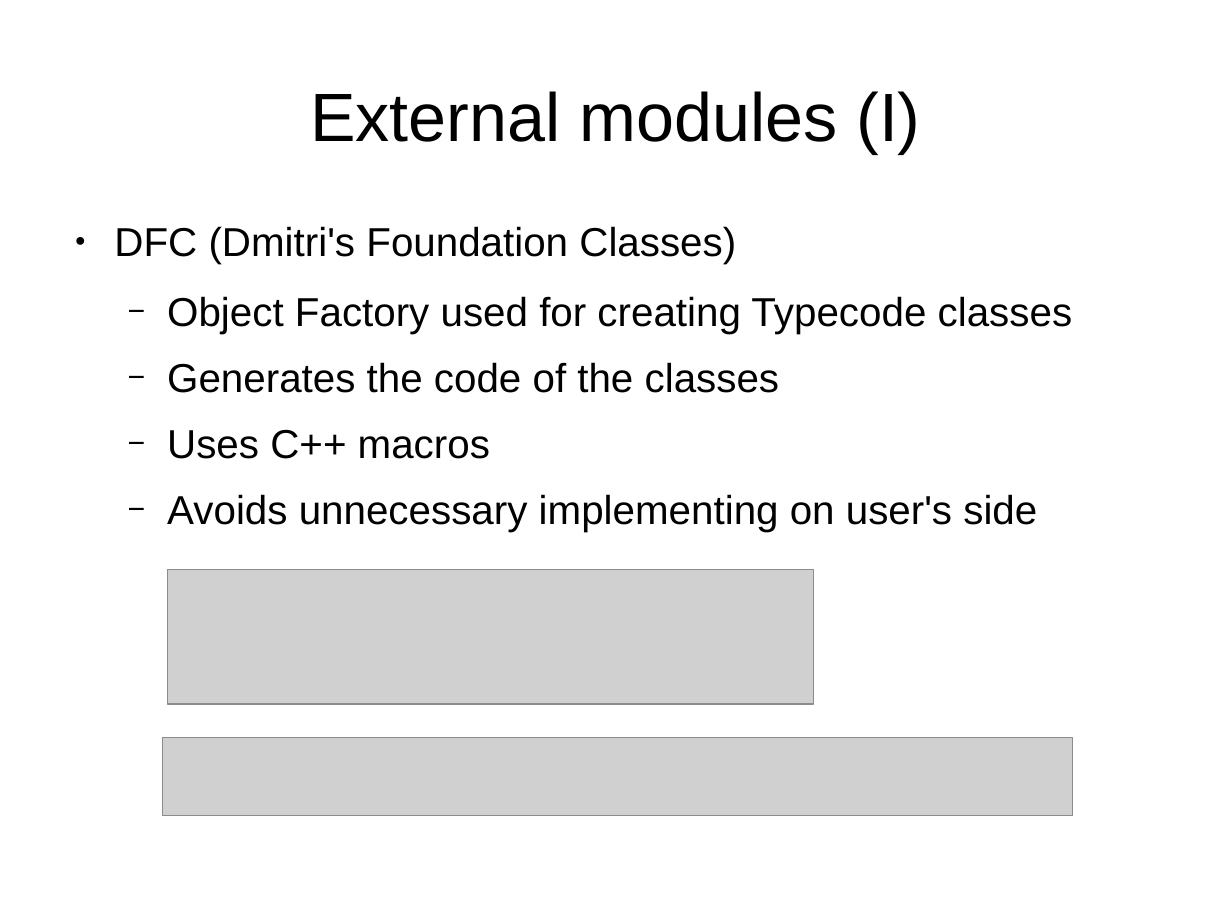
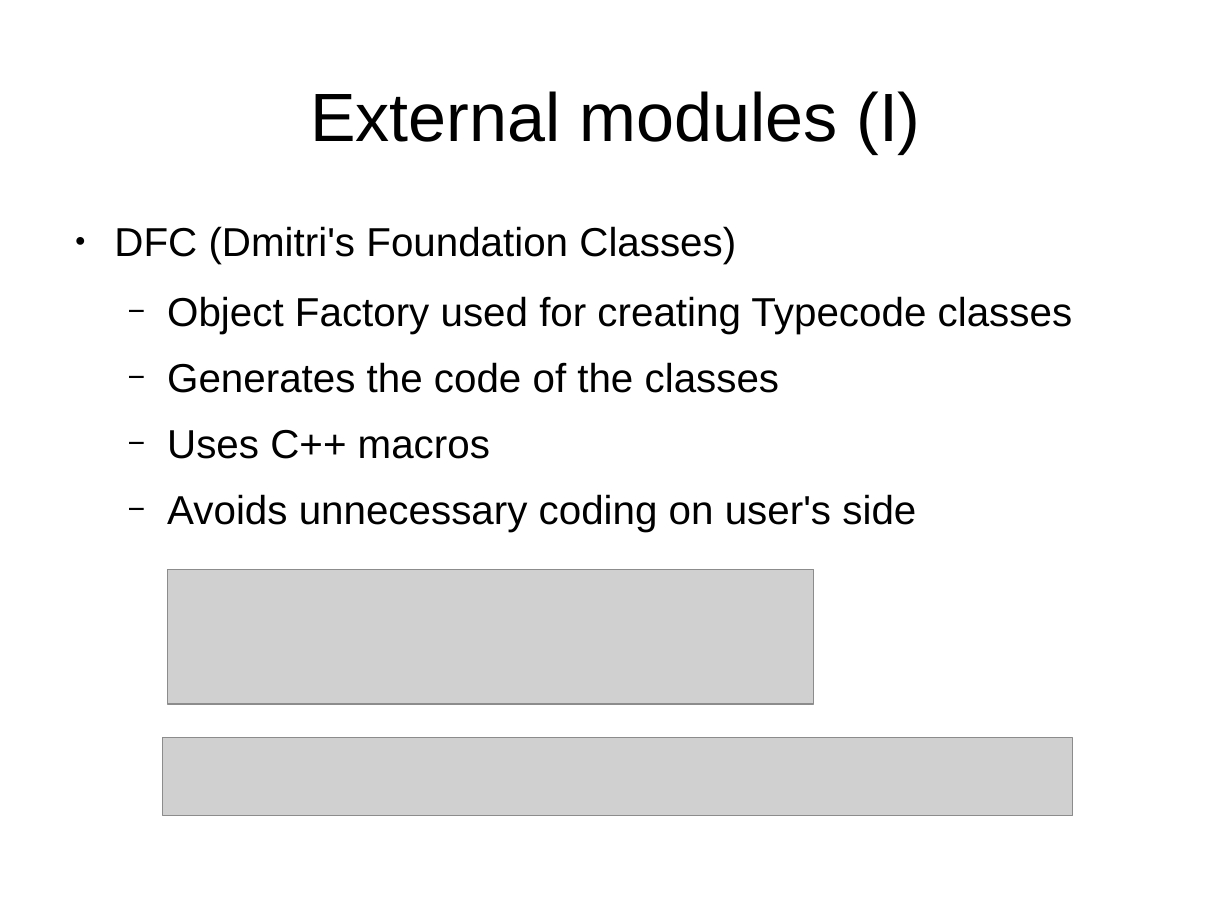
Before and after one commit to eProsima/Dynamic-Fast-Buffers, a slide deck: slide 4 of doc/DynamicFastBuffers.odp. Drawn at 1232x924 pixels with LibreOffice and Linux fonts; fonts in the diff are those of the drawing; grey boxes stand for pictures. Boxes give left, top, right and bottom in pixels: in the first picture for what was removed or moved away, otherwise in the second. Text is boxed around its words. In the diff, an @@ line names an element or a change of style, - is before the commit and + after.

```diff
--- a/doc/DynamicFastBuffers.odp
+++ b/doc/DynamicFastBuffers.odp
@@ text at bbox=[167, 494, 916, 532]: text changed @@
-  − Avoids unnecessary implementing on user's side
+  − Avoids unnecessary coding on user's side
```
